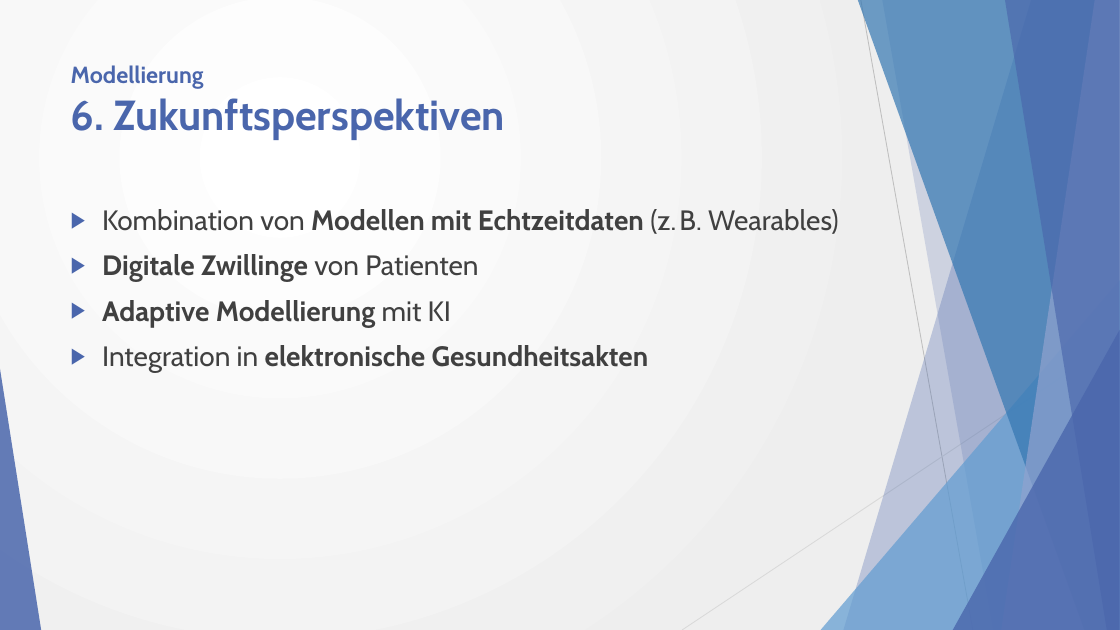
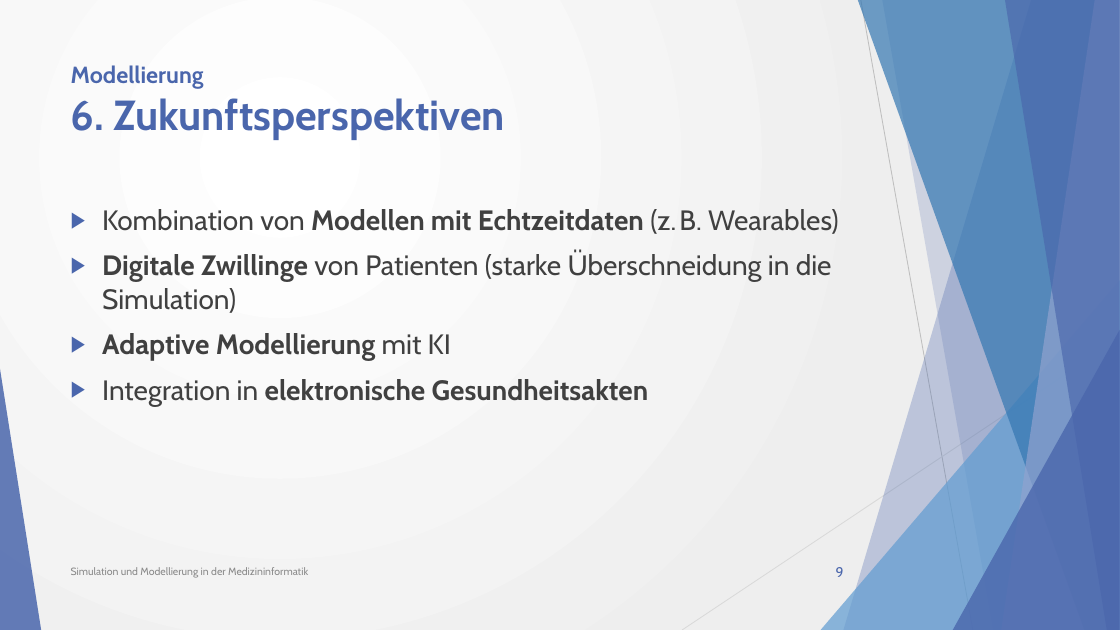
Before and after one commit to w0fl/w0fl, a slide deck: slide 9 of Simulation und Modellierung in der Medizininformatik_2.0.pptx. Drawn at 1120x630 pixels with LibreOffice and Linux fonts; fonts in the diff are those of the drawing. Boxes give left, top, right and bottom in pixels: in the first picture for what was removed or moved away, otherwise in the second. Text is boxed around its words. In the diff, an @@ line names an element or a change of style, - is before the commit and + after.

```diff
--- a/Simulation und Modellierung in der Medizininformatik_2.0.pptx
+++ b/Simulation und Modellierung in der Medizininformatik_2.0.pptx
@@ text at <box>102,252,832,313</box>: text changed; bold off @@
-▶ Digitale Zwillinge von Patienten
+▶ Digitale Zwillinge von Patienten (starke Überschneidung in die Simulation)
@@ text added at <box>71,567,308,578</box>, 9 pt, text #8C8C8C @@
+Simulation und Modellierung in der Medizininformatik
@@ page number added at <box>836,567,844,577</box>, 12 pt, text #4A66AC @@
+9
```
Also in this commit, not shown: 22 other slides changed, 5 other files.
